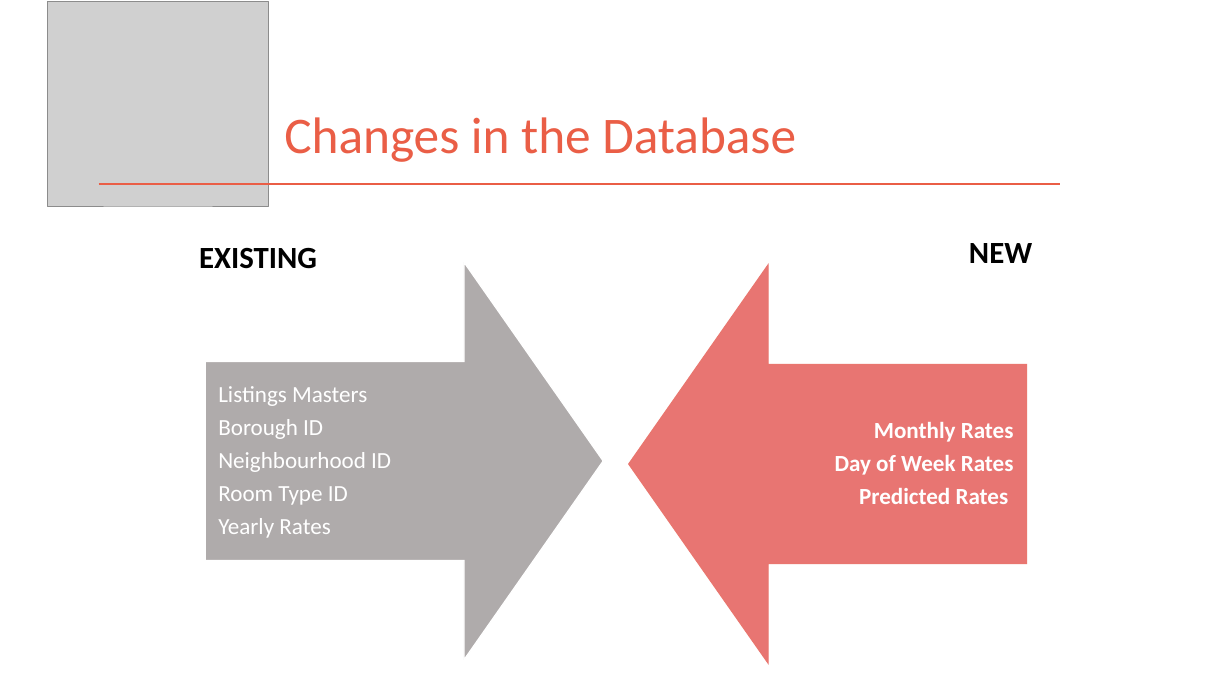
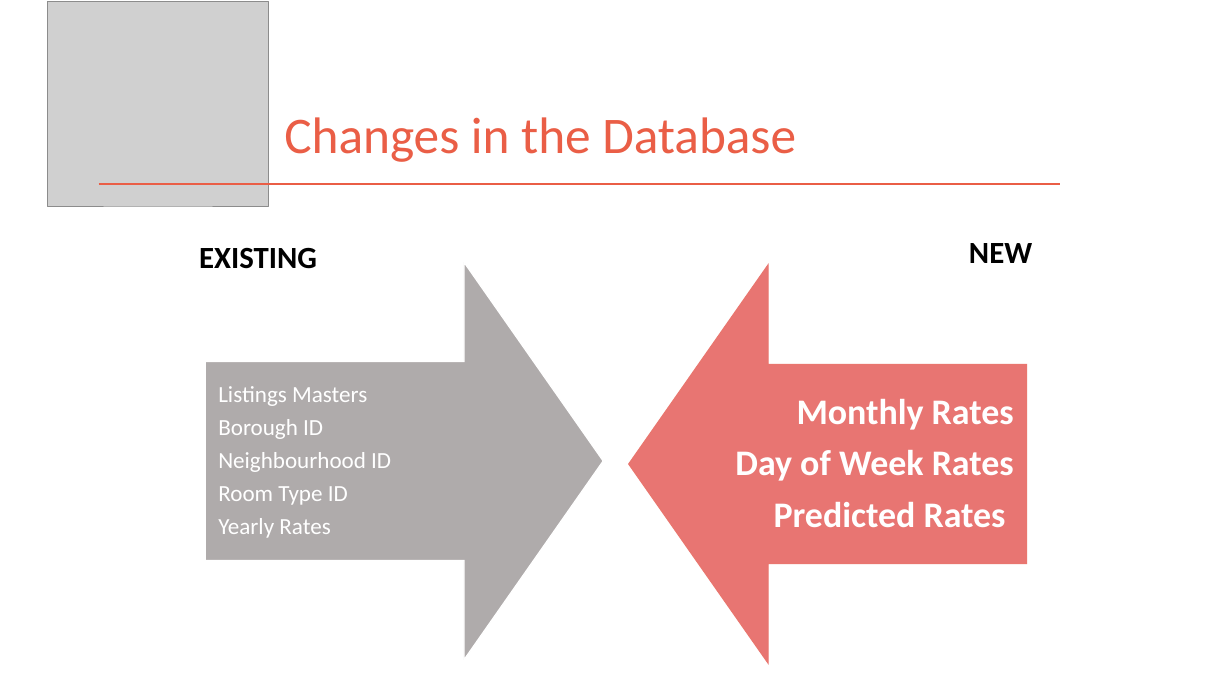
Before and after one commit to kman4/AirbnbPredictions, a slide deck: slide 8 of Airbnb Price Predictions (Model).pptx. Drawn at 1232x693 pixels with LibreOffice and Linux fonts; fonts in the diff are those of the drawing; grey boxes stand for pictures. Boxes give left, top, right and bottom in pixels: in the first picture for what was removed or moved away, otherwise in the second. Text is boxed around its words. In the diff, an @@ line names an element or a change of style, - is before the commit and + after.

```diff
--- a/Airbnb Price Predictions (Model).pptx
+++ b/Airbnb Price Predictions (Model).pptx
@@ freeform shape "Monthly Rates" at bbox=[629, 265, 1028, 664]: size 18 to 28 pt; more space between paragraphs @@
```
Also in this commit, not shown: 3 other slides changed.
